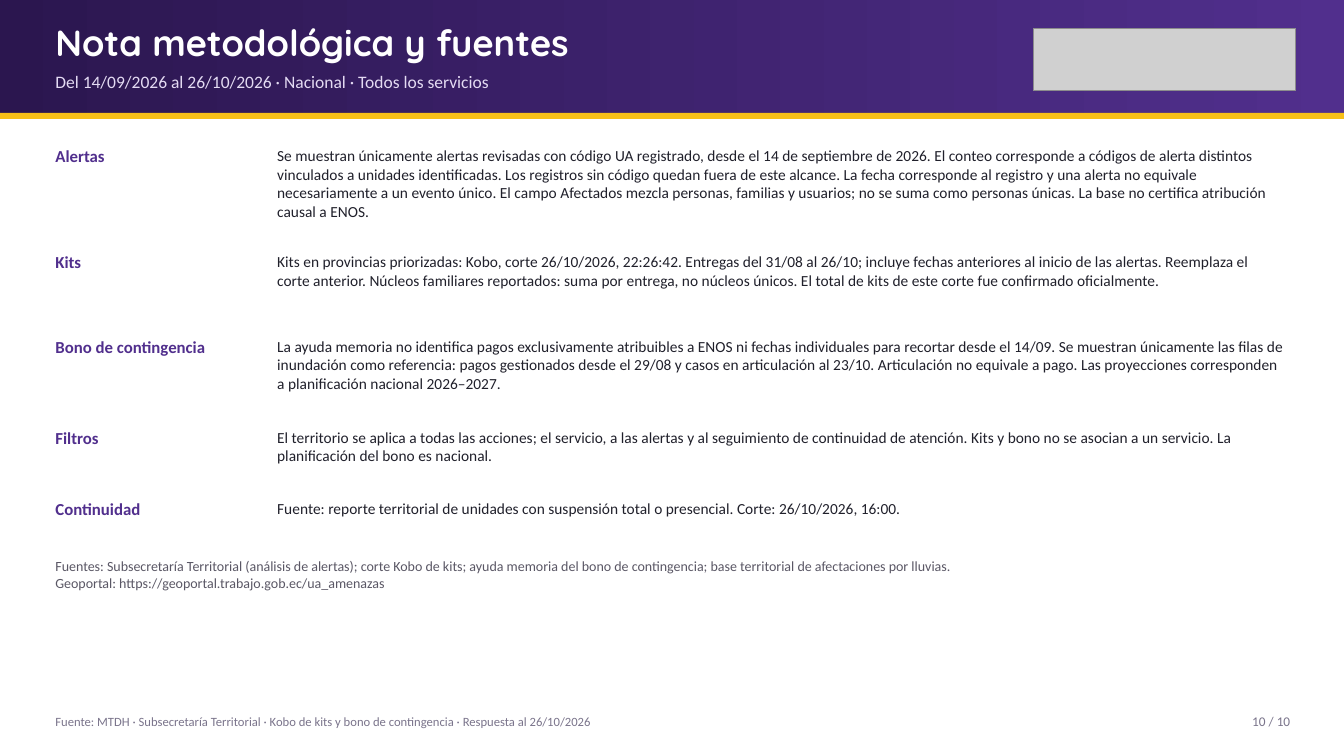
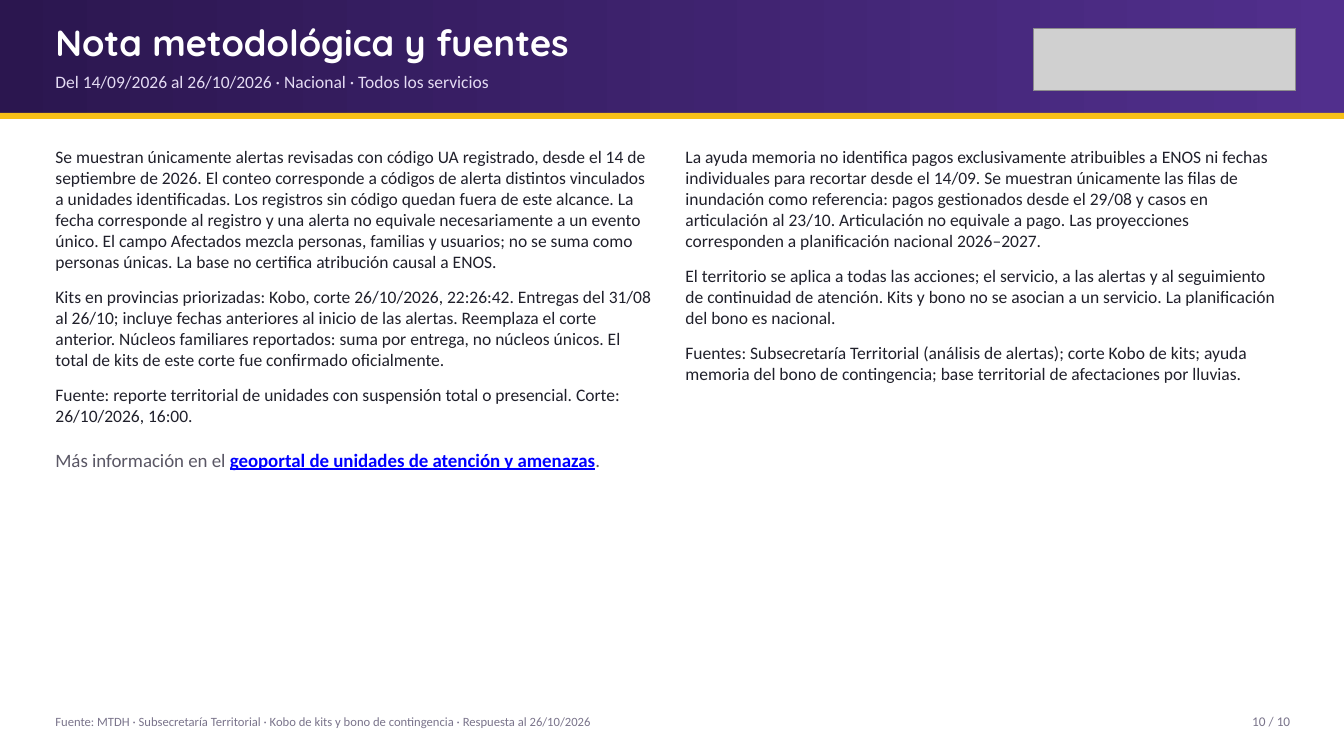
Before and after one commit to JuanAmbuludi/Sistema-Reporte-MTDH, a slide deck: slide 10 of docs/reportes/Seguimiento_ENOS_2026-10-26.pptx. Drawn at 1344x756 pixels with LibreOffice and Linux fonts; fonts in the diff are those of the drawing; grey boxes stand for pictures. Boxes give left, top, right and bottom in pixels: in the first picture for what was removed or moved away, otherwise in the second. Text is boxed around its words. In the diff, an @@ line names an element or a change of style, - is before the commit and + after.

```diff
--- a/docs/reportes/Seguimiento_ENOS_2026-10-26.pptx
+++ b/docs/reportes/Seguimiento_ENOS_2026-10-26.pptx
@@ text "Se muestran únicamente alertas revisadas ..." moved from (x1=277, y1=150, x2=1266, y2=217) to (x1=55, y1=151, x2=651, y2=471) @@
@@ text "La ayuda memoria no identifica ..." moved from (x1=277, y1=341, x2=1283, y2=392) to (x1=685, y1=151, x2=1274, y2=383) @@
@@ text at (x1=55, y1=151, x2=645, y2=271): size 11 to 12.5 pt in "Se muestran únicamente alertas revisadas con código ..."; more space between paragraphs @@
@@ text removed at (x1=55, y1=150, x2=104, y2=162) @@
-Alertas
@@ text at (x1=685, y1=151, x2=1267, y2=250): size 11 to 12.5 pt in "La ayuda memoria no identifica pagos exclusivamente ..."; more space between paragraphs @@
@@ text removed at (x1=55, y1=256, x2=81, y2=268) @@
-Kits
@@ text removed at (x1=277, y1=256, x2=1248, y2=289) @@
-Kits en provincias priorizadas: Kobo, corte 26/10/2026, 22:26:42. Entregas del 31/08 al 26/10; incluye fechas anteriores al inicio de las alertas. Reemplaza el corte anterior. Núcleos familiares reportados: suma por entrega, no núcleos únicos. El total de kits de este corte fue confirmado oficialmente.
@@ text at (x1=55, y1=291, x2=651, y2=471): paragraphs added @@
+Kits en provincias priorizadas: Kobo, corte 26/10/2026, 22:26:42. Entregas del 31/08 al 26/10; incluye fechas anteriores al inicio de las alertas. Reemplaza el corte anterior. Núcleos familiares reportados: suma por entrega, no núcleos únicos. El total de kits de este corte fue confirmado oficialmente.
+Fuente: reporte territorial de unidades con suspensión total o presencial. Corte: 26/10/2026, 16:00.
+Más información en el geoportal de unidades de atención y amenazas.
@@ text at (x1=685, y1=270, x2=1274, y2=383): paragraphs added @@
+El territorio se aplica a todas las acciones; el servicio, a las alertas y al seguimiento de continuidad de atención. Kits y bono no se asocian a un servicio. La planificación del bono es nacional.
+Fuentes: Subsecretaría Territorial (análisis de alertas); corte Kobo de kits; ayuda memoria del bono de contingencia; base territorial de afectaciones por lluvias.
@@ text removed at (x1=55, y1=341, x2=205, y2=356) @@
-Bono de contingencia
@@ text removed at (x1=55, y1=432, x2=98, y2=444) @@
-Filtros
@@ text removed at (x1=277, y1=432, x2=1231, y2=464) @@
-El territorio se aplica a todas las acciones; el servicio, a las alertas y al seguimiento de continuidad de atención. Kits y bono no se asocian a un servicio. La planificación del bono es nacional.
@@ text removed at (x1=55, y1=503, x2=140, y2=515) @@
-Continuidad
@@ text removed at (x1=277, y1=503, x2=900, y2=517) @@
-Fuente: reporte territorial de unidades con suspensión total o presencial. Corte: 26/10/2026, 16:00.
@@ text removed at (x1=55, y1=561, x2=950, y2=591) @@
-Fuentes: Subsecretaría Territorial (análisis de alertas); corte Kobo de kits; ayuda memoria del bono de contingencia; base territorial de afectaciones por lluvias.
-Geoportal: https://geoportal.trabajo.gob.ec/ua_amenazas
```
Also in this commit, not shown: 9 other files.
